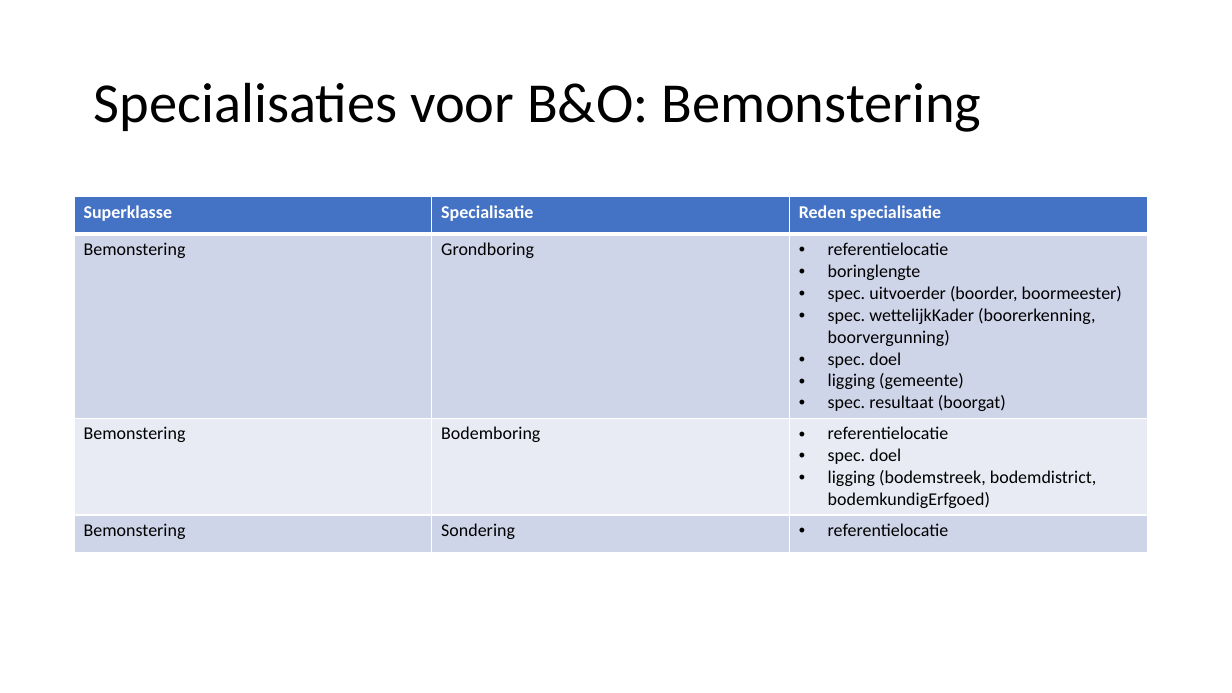
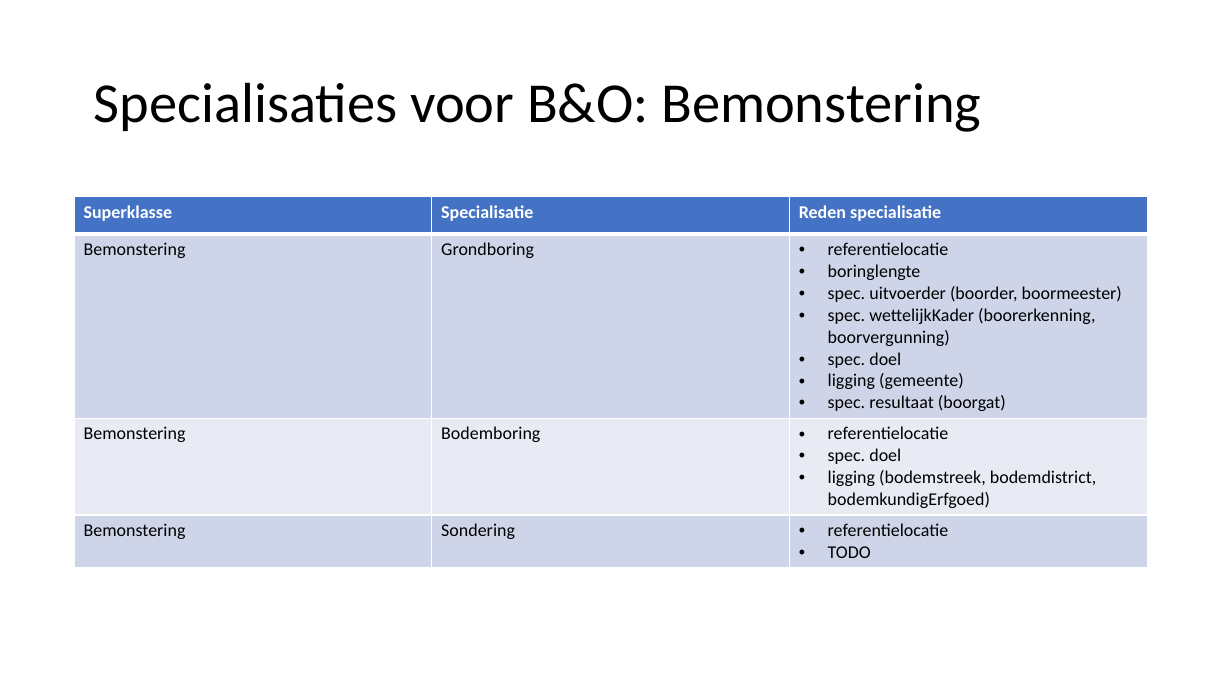
Before and after one commit to Informatievlaanderen/OSLOthema-bodemEnOndergrond, a slide deck: slide 21 of resources/consolidatie/WerkgroepConsolidatie20210531.pptx (slide 20 before the commit). Drawn at 1232x693 pixels with LibreOffice and Linux fonts; fonts in the diff are those of the drawing. Boxes give left, top, right and bottom in pixels: in the first picture for what was removed or moved away, otherwise in the second. Text is boxed around its words. In the diff, an @@ line names an element or a change of style, - is before the commit and + after.

```diff
--- a/resources/consolidatie/WerkgroepConsolidatie20210531.pptx
+++ b/resources/consolidatie/WerkgroepConsolidatie20210531.pptx
@@ table at [74, 197, 1147, 564] @@
-row 4, column 3: referentielocatie
+row 4, column 3: referentielocatie / TODO
```
Also in this commit, not shown: 8 other slides changed, 9 slides added, 2 slides removed.
